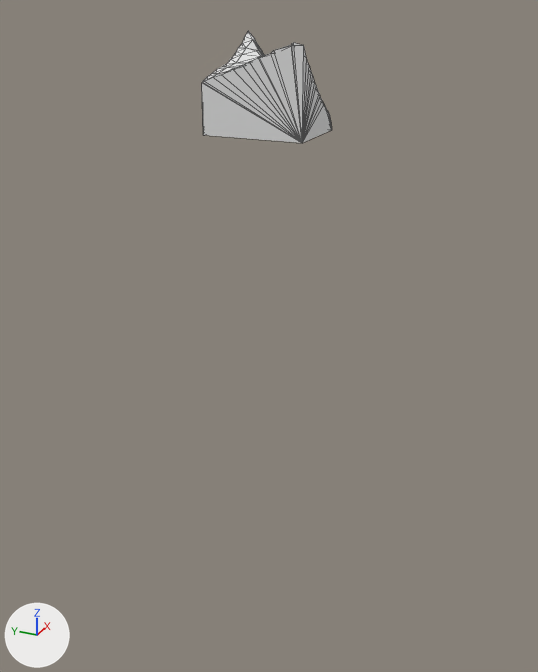
Before and after pictures for a commit that changed the glTF model assets/terrain/surface_pieces/surf_9_13.glb.
The view is the same before and after, from a 50 mm lens placed at (-96.5, 27.5, 1.0), pointed at (-62.0, 43.0, -16.3). Lighting does not change. The marker at lower left points along +X, +Y and +Z. The older version comes first. Mesh edges are drawn as thin lines. Where no turn or scale is listed for an object, it has been applied to the vertices.

Script lines for the objects in view, before the commit:
```python
me_geometry_0 = bpy.data.meshes.new('geometry_0')
me_geometry_0.from_pydata(...)  # 120 vertices, 235 faces; spans x -65.0..-60.0, y 40.0..45.0, z -5.0..-0.62
ob_geometry_0 = bpy.data.objects.new('geometry_0', me_geometry_0)
ob_geometry_0.location = (0.0, 0.0, 0.0)
```
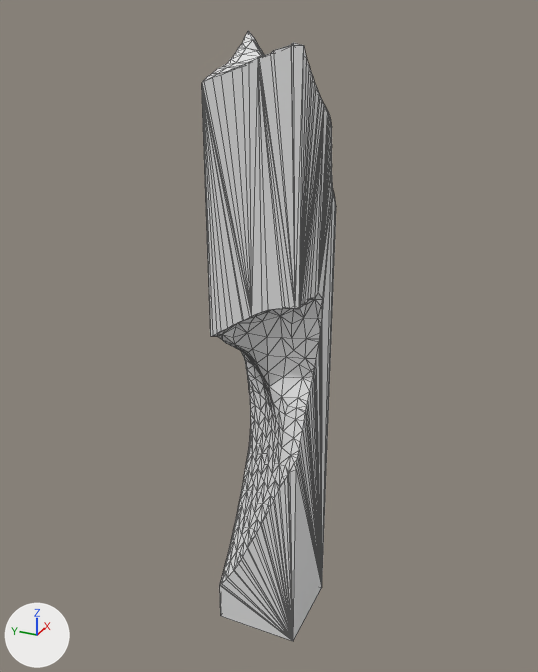
The change, as JSON lines over the scene's bpy script:
```json
{"block": "me_geometry_0", "where": "# used by ob_geometry_0; location = (0.0, 0.0, 0.0)"}
{"op": "remove", "block": "me_geometry_0", "code": "me_geometry_0.from_pydata(...)  # 120 vertices, 235 faces; spans x -65.0..-60.0, y 40.0..45.0, z -5.0..-0.62"}
{"op": "add", "block": "me_geometry_0", "code": "me_geometry_0.from_pydata(...)  # 431 vertices, 857 faces; spans x -65.0..-60.0, y 40.0..45.0, z -35.0..-0.62"}
{"block": "me_geometry_0", "change": "me_geometry_0 part 1: 1 vertex moved from x -60.41, y 40.5, z -5.0 to x -60.0, y 40.59, z -5.44; 8 vertices removed from x -65.0..-60.0, y 40.0..45.0, z -5.0; 319 vertices added at x -65.0..-60.0, y 40.0..45.0, z -35.0..-5.69"}
```

What differs and where, as boxes [x1, y1, x2, y2] in the pictures (538 x 672 px):
```json
{"object": "geometry_0", "change": "reshaped", "before": [202, 31, 332, 143], "after": [202, 31, 336, 641], "on screen": "441% taller"}
{"part": 1, "of": "me_geometry_0", "change": "built on", "before": [202, 42, 332, 143], "after": [202, 42, 336, 641]}
```
